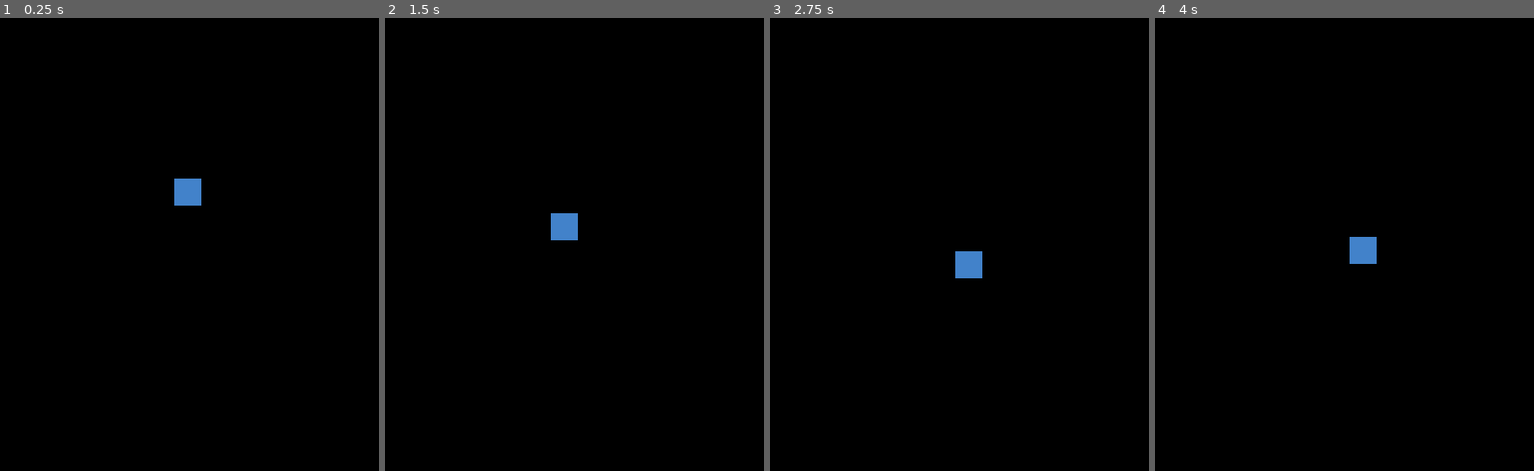
Above: before the commit, frames 1-4 (left to right).
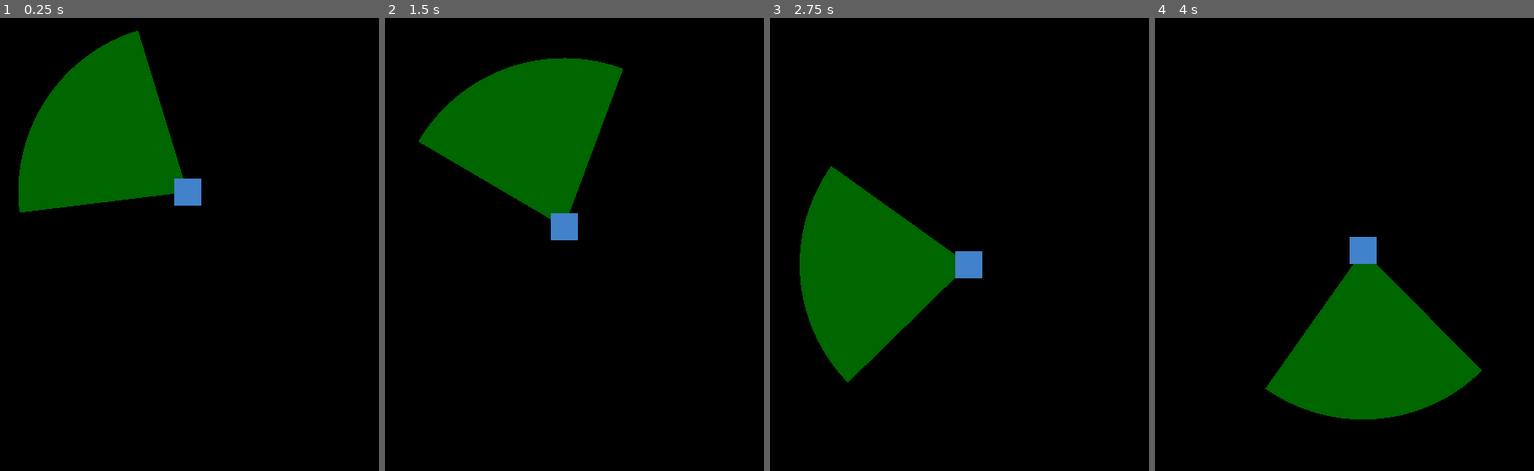
Above: after the commit, the same moments.

Repository: avodhel/Godot-Learn-Projects
Game: Godot game, scene res://ai/ai_scene.tscn
The game is run twice, just before and just after one commit, with the same random seed, the same clock (stepped at 60 frames per second) and the same inputs. This scene is started directly instead of the project's main scene.
Inputs (mouse positions are in pixels of both pictures, inside the frame that each line leads up to):
- Up to frame 1 (0.25 s): no input
- Up to frame 2 (1.5 s): move the mouse to (650, 135) at 0.52 s; hold Right (ui_right) 0.53-1.28 s; move the mouse to (479, 199) at 1.27 s; hold Down (ui_down) from 1.28 s (still down)
- Up to frame 3 (2.75 s): move the mouse to (986, 31) at 2.02 s; release Down (ui_down) at 2.03 s; hold Right (ui_right) from 2.03 s (still down)
- Up to frame 4 (4 s): move the mouse to (1310, 289) at 2.77 s; release Right (ui_right) at 2.78 s; hold Up (ui_up) 2.78-3.53 s; move the mouse to (1454, 258) at 3.52 s; hold Left (ui_left) from 3.53 s (still down)

The runs differ from the first frame. In frame 1, 12% of the frame differs, in the area x 4-49%, y 2-43%; in frame 2, 12%; in frame 3, 12%; in frame 4, 12%, in the area x 29-87%, y 54-89%.

Commit message:
Demo Project v0.6 (added field of view for ai)

Diff:
--- a/Demo Project/ai/ai_demo.gd
+++ b/Demo Project/ai/ai_demo.gd
@@ -4,14 +4,20 @@
 const MAX_FORCE = 1
 var velocity = Vector2()
 onready var target = self.position
+export (int, "SEEK", "FLEE") var mode = 0
 
-export (int, "SEEK", "FLEE") var mode = 0
+const DETECT_RADIUS = 200
+const FOV = 80
+
+var angle = 0
+var direction = Vector2()
 
 func _ready():
 	set_physics_process(true)
 
 func _physics_process(delta):
 	_move(delta)
+	_draw_fov(delta)
 
 func _move(delta):
 	velocity = steer(target)
@@ -28,3 +34,45 @@
 	var steer = desired_velocity - velocity
 	var target_velocity = velocity + (steer * MAX_FORCE)
 	return(target_velocity)
+
+func _draw_fov(delta):
+	var pos = self.position
+	direction = (get_global_mouse_position() - pos).normalized()
+	angle = 90 - rad2deg(direction.angle())
+
+	var detect_count = 0
+	for node in get_tree().get_nodes_in_group('detectable'):
+		if pos.distance_to(node.pos) < DETECT_RADIUS:
+			var angle_to_node = rad2deg(direction.angle_to(node.direction_from_player))
+			if abs(angle_to_node) < FOV/2:
+				detect_count += 1
+
+
+	# DRAWING
+	if detect_count > 0:
+		draw_color = RED
+	else:
+		draw_color = GREEN
+	update()
+
+# Drawing the FOV
+const RED = Color(1.0, 0, 0, 0.4)
+const GREEN = Color(0, 1.0, 0, 0.4)
+
+var draw_color = GREEN
+
+
+func _draw():
+	draw_circle_arc_poly(Vector2(), DETECT_RADIUS,  angle - FOV/2, angle + FOV/2, draw_color)
+
+
+func draw_circle_arc_poly(center, radius, angle_from, angle_to, color):
+    var nb_points = 32
+    var points_arc = PoolVector2Array()
+    points_arc.push_back(center)
+    var colors = PoolColorArray([color])
+
+    for i in range(nb_points+1):
+        var angle_point = angle_from + i*(angle_to-angle_from)/nb_points
+        points_arc.push_back(center + Vector2( cos( deg2rad(angle_point) ), sin( deg2rad(angle_point) ) ) * radius)
+    draw_polygon(points_arc, colors)
